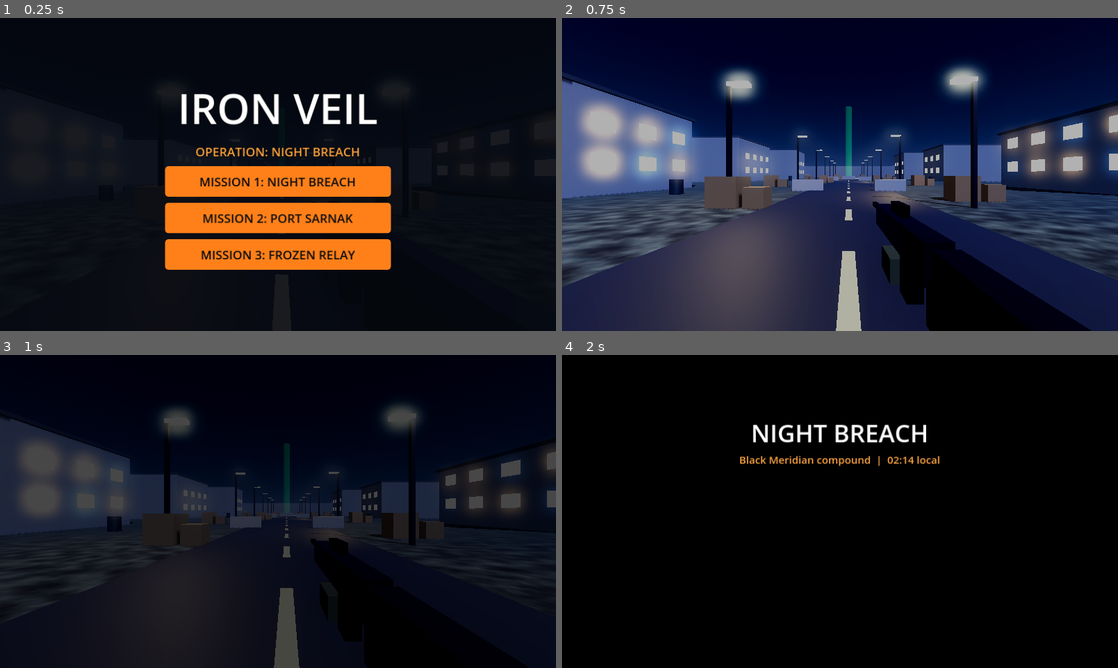
Above: before the commit, frames 1-4 (two rows, left to right).
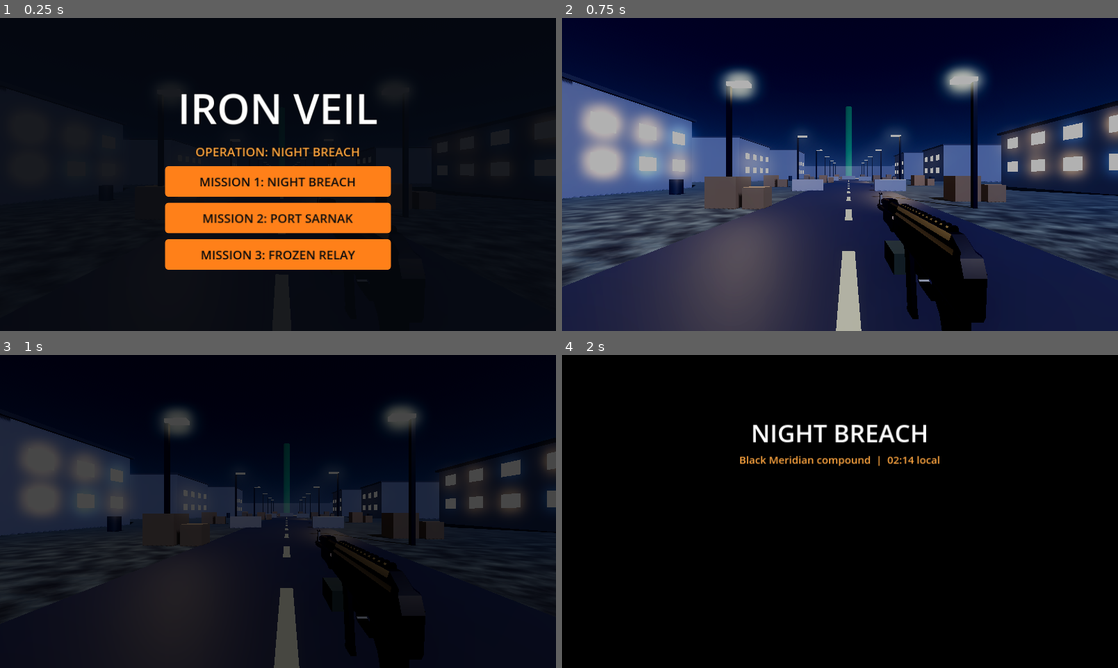
Above: after the commit, the same moments.

Repository: muhammad-ali-khaskheli/iron-veil
Game: Godot game, scene res://scenes/main.tscn
The game is run twice, just before and just after one commit, with the same random seed, the same clock (stepped at 60 frames per second) and the same inputs.
Inputs (mouse positions are in pixels of both pictures, inside the frame that each line leads up to):
- Up to frame 1 (0.25 s): no input
- Up to frame 2 (0.75 s): click "MISSION 1: NIGHT BREACH" at 0.5 s
- Up to frame 3 (1 s): no input
- Up to frame 4 (2 s): tap Enter at 1.25 s; move the mouse to (962, 495) at 1.27 s; hold D from 1.28 s (still down); tap R at 1.35 s; click (962, 495) at 1.42 s; tap Space at 1.52 s

The runs differ from the first frame. In frame 2, 4.3% of the frame differs, in the area x 55-96%, y 55-100%; in frame 3, 0.4%; in frame 4, nothing differs.

Commit message:
Use real CC0 gun models (Quaternius) for player and enemy weapons
Co-Authored-By: Claude Sonnet 5.5 <noreply@anthropic.com>
Claude-Session: https://claude.ai/code/session_01L1scvBV9KYWsYu3em6MY8E

Diff:
--- a/scripts/enemy.gd
+++ b/scripts/enemy.gd
@@ -69,9 +69,20 @@
 	helmet.height = 0.3
 	_add_raw(helmet, Vector3(0, 1.82, 0), dark)
 	# Rifle
-	var gun := BoxMesh.new()
-	gun.size = Vector3(0.08, 0.1, 0.8)
-	_add_raw(gun, Vector3(0.28, 1.2, -0.4), dark)
+	var gun_path := "res://assets/weapons/q-guns50-assaultrifle-1.glb"
+	var gun_scene: PackedScene = null
+	if ResourceLoader.exists(gun_path):
+		gun_scene = load(gun_path) as PackedScene
+	if gun_scene != null:
+		var g := gun_scene.instantiate() as Node3D
+		g.scale = Vector3(0.26, 0.26, 0.26)
+		g.rotation_degrees = Vector3(0, 90, 0)
+		g.position = Vector3(0.28, 1.15, 0.05)
+		add_child(g)
+	else:
+		var gun := BoxMesh.new()
+		gun.size = Vector3(0.08, 0.1, 0.8)
+		_add_raw(gun, Vector3(0.28, 1.2, -0.4), dark)
 	# Glowing visor strip so enemies read clearly at night.
 	var visor_mat := StandardMaterial3D.new()
 	visor_mat.albedo_color = Color(1, 0.2, 0.1)
--- a/scripts/player.gd
+++ b/scripts/player.gd
@@ -43,11 +43,14 @@
 
 var weapons: Array[Dictionary] = [
 	{"name": "M4-X", "sfx": "rifle", "dmg": 22.0, "rate": 0.09, "mag_size": 30, "mag": 30, "reserve": 150,
-	 "spread": 0.012, "recoil": 0.010, "pellets": 1, "reload": 1.8, "len": 0.6, "col": Color(0.12, 0.13, 0.15)},
+	 "spread": 0.012, "recoil": 0.010, "pellets": 1, "reload": 1.8, "len": 0.6, "col": Color(0.12, 0.13, 0.15),
+	 "model": "res://assets/weapons/q-guns50-assaultrifle-1.glb", "ms": 0.26, "mpos": Vector3(0, -0.114, 0.071), "muzzle": Vector3(0, 0.06, -0.74)},
 	{"name": "VX-12", "sfx": "shotgun", "dmg": 14.0, "rate": 0.8, "mag_size": 6, "mag": 6, "reserve": 36,
-	 "spread": 0.065, "recoil": 0.05, "pellets": 9, "reload": 2.4, "len": 0.55, "col": Color(0.22, 0.14, 0.08)},
+	 "spread": 0.065, "recoil": 0.05, "pellets": 9, "reload": 2.4, "len": 0.55, "col": Color(0.22, 0.14, 0.08),
+	 "model": "res://assets/weapons/q-guns50-shotgun-1.glb", "ms": 0.163, "mpos": Vector3(0, 0.032, -0.11), "muzzle": Vector3(0, 0.06, -0.78)},
 	{"name": "P9", "sfx": "pistol", "dmg": 34.0, "rate": 0.2, "mag_size": 12, "mag": 12, "reserve": 72,
-	 "spread": 0.007, "recoil": 0.02, "pellets": 1, "reload": 1.3, "len": 0.3, "col": Color(0.1, 0.1, 0.11)},
+	 "spread": 0.007, "recoil": 0.02, "pellets": 1, "reload": 1.3, "len": 0.3, "col": Color(0.1, 0.1, 0.11),
+	 "model": "res://assets/weapons/q-guns50-pistol-1.glb", "ms": 0.155, "mpos": Vector3(0, -0.017, 0.067), "muzzle": Vector3(0, 0.08, -0.2)},
 ]
 
 
@@ -119,6 +122,8 @@
 		if c != _muzzle:
 			c.queue_free()
 	var w: Dictionary = weapons[_weapon_index]
+	if _try_model_viewmodel(w):
+		return
 	var metal := StandardMaterial3D.new()
 	metal.albedo_color = w["col"]
 	metal.metallic = 0.7
@@ -144,6 +149,39 @@
 	_add_vm_box(Vector3(0.0, -0.14, -wlen * 0.55), Vector3(0.09, 0.09, 0.14), glove)
 	_muzzle.position = Vector3(0, 0.015, -wlen - 0.28)
 	_view.position = Vector3(0.22, -0.2, -0.45)
+
+
+## Uses the real gun model when it loads; returns false so the box gun is used as a fallback.
+func _try_model_viewmodel(w: Dictionary) -> bool:
+	var path: String = w.get("model", "")
+	if path == "" or not ResourceLoader.exists(path):
+		return false
+	var scene := load(path) as PackedScene
+	if scene == null:
+		return false
+	var gun := scene.instantiate() as Node3D
+	if gun == null:
+		return false
+	var ms: float = w["ms"]
+	gun.scale = Vector3(ms, ms, ms)
+	gun.rotation_degrees = Vector3(0, 90, 0)   # model barrel points +X; we need -Z
+	gun.position = w["mpos"]
+	_no_shadow(gun)
+	_view.add_child(gun)
+	var glove := StandardMaterial3D.new()
+	glove.albedo_color = Color(0.12, 0.14, 0.1)
+	var wlen: float = w["len"]
+	_add_vm_box(Vector3(0.0, -0.1, -wlen * 0.5), Vector3(0.08, 0.07, 0.14), glove)
+	_muzzle.position = w["muzzle"]
+	_view.position = Vector3(0.22, -0.2, -0.45)
+	return true
+
+
+func _no_shadow(n: Node) -> void:
+	if n is GeometryInstance3D:
+		(n as GeometryInstance3D).cast_shadow = GeometryInstance3D.SHADOW_CASTING_SETTING_OFF
+	for c in n.get_children():
+		_no_shadow(c)
 
 
 func _add_vm_box(pos: Vector3, size: Vector3, mat: Material) -> void:
Not shown, added: assets/weapons/CREDITS.txt
Binary file added: assets/weapons/q-guns50-assaultrifle-1.glb
Binary file added: assets/weapons/q-guns50-pistol-1.glb
Binary file added: assets/weapons/q-guns50-shotgun-1.glb
